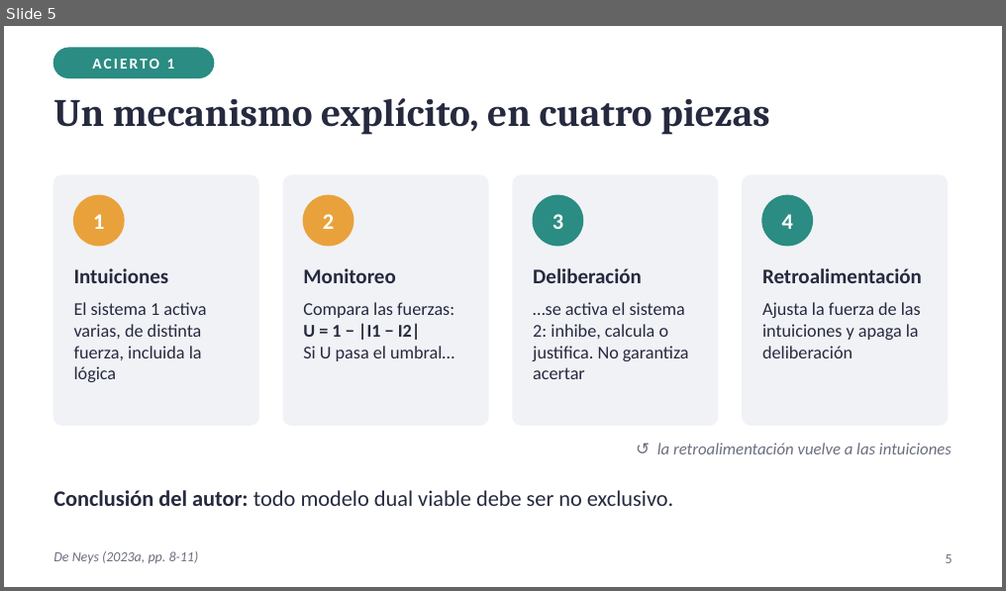
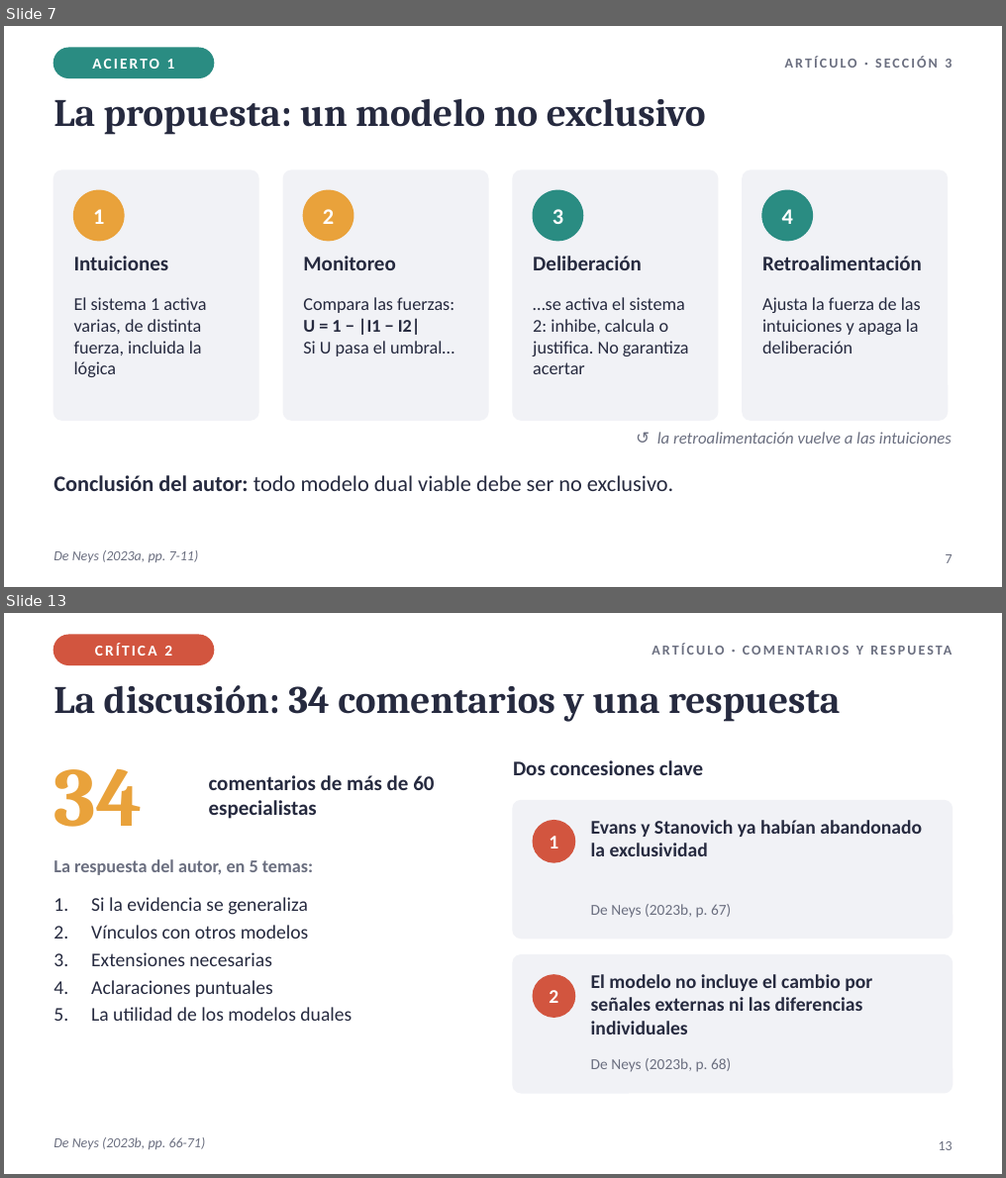
Before and after one commit to Franco4447/psicologia-favaloro, a slide deck: 2do Año/Procesos Básicos III/6_Entregables/U03_PresentacionArticulo_FastAndSlowThinking_Diapositivas.pptx. Shown one above the other, each under a label of ours: slide 5 before the commit, slides 7 and 13 after it; the slides between them are not shown. The pictures are 1006x591 and 1006x1178 pixels, drawn with LibreOffice and Linux fonts; fonts in the diff are those of the drawing. Boxes give left, top, right and bottom in pixels: in the first picture for what was removed or moved away, otherwise in the second. Text is boxed around its words. In the diff, an @@ line names an element or a change of style, - is before the commit and + after.

```diff
--- a/2do Año/Procesos Básicos III/6_Entregables/U03_PresentacionArticulo_FastAndSlowThinking_Diapositivas.pptx
+++ b/2do Año/Procesos Básicos III/6_Entregables/U03_PresentacionArticulo_FastAndSlowThinking_Diapositivas.pptx
@@ slide 13 added at box(4, 613, 1002, 1174), background #FFFFFF @@
@@ rounded rectangle added at box(54, 635, 214, 664), fill #D2553F, outline #D2553F 1 pt @@
@@ text added at box(95, 643, 172, 656), 11 pt, text #FFFFFF, bold @@
+CRÍTICA 2
@@ text added at box(856, 646, 863, 655), 10 pt, text #6B6F80, bold @@
+ARTÍCULO · COMENTARIOS Y RESPUESTA
@@ title added at box(54, 685, 840, 722), 28 pt, text #262A3F, bold @@
+La discusión: 34 comentarios y una respuesta
@@ text added at box(513, 761, 703, 775), 15 pt, text #262A3F, bold @@
+Dos concesiones clave
@@ text added at box(54, 769, 142, 827), 60 pt, text #E9A23B, bold @@
+34
@@ text added at box(209, 775, 434, 819), 15 pt, text #262A3F, bold @@
+comentarios de más de 60 especialistas
@@ rounded rectangle added at box(513, 801, 952, 939), fill #F1F2F6, outline #F1F2F6 1 pt @@
@@ text added at box(591, 820, 922, 857), 14 pt, text #262A3F, bold @@
+Evans y Stanovich ya habían abandonado la exclusividad
@@ ellipse added at box(533, 821, 575, 862), fill #D2553F, outline #D2553F 1 pt @@
@@ text added at box(548, 836, 558, 849), 14 pt, text #FFFFFF, bold @@
+1
@@ text added at box(54, 860, 313, 875), 13 pt, text #6B6F80, bold @@
+La respuesta del autor, en 5 temas:
@@ text added at box(91, 897, 351, 1021), 14 pt, text #262A3F @@
+1. Si la evidencia se generaliza
+2. Vínculos con otros modelos
+3. Extensiones necesarias
+4. Aclaraciones puntuales
+5. La utilidad de los modelos duales
@@ text added at box(591, 904, 731, 918), 11 pt, text #6B6F80 @@
+De Neys (2023b, p. 67)
@@ rounded rectangle added at box(513, 956, 952, 1093), fill #F1F2F6, outline #F1F2F6 1 pt @@
@@ ellipse added at box(533, 975, 575, 1017), fill #D2553F, outline #D2553F 1 pt @@
@@ text added at box(548, 990, 558, 1003), 14 pt, text #FFFFFF, bold @@
+2
@@ text added at box(591, 974, 872, 1035), 14 pt, text #262A3F, bold @@
+El modelo no incluye el cambio por señales externas ni las diferencias individuales
@@ text added at box(591, 1059, 731, 1072), 11 pt, text #6B6F80 @@
+De Neys (2023b, p. 68)
@@ text added at box(54, 1138, 206, 1150), 10 pt, text #6B6F80, italic @@
+De Neys (2023b, pp. 66-71)
@@ page number added at box(939, 1142, 952, 1151), 10 pt, text #6B6F80 @@
+13
@@ what was slide 5 is now slide 7 @@
@@ slide 7 changed as well @@
@@ text added at box(785, 57, 951, 68), 10 pt, text #6B6F80, bold @@
+ARTÍCULO · SECCIÓN 3
@@ title at box(54, 98, 706, 135): text changed @@
-Un mecanismo explícito, en cuatro piezas
+La propuesta: un modelo no exclusivo
@@ 8 texts, 4 rounded rectangles, 4 ellipses: place and size @@
-8 texts, 4 rounded rectangles, 4 ellipses at box(54, 175, 947, 425)
+8 texts, 4 rounded rectangles, 4 ellipses at box(54, 171, 947, 420)
@@ vertical alignment middle to top in 6 elements at box(54, 475, 673, 491), box(74, 256, 169, 271), box(303, 256, 395, 271), box(533, 256, 642, 271), box(762, 256, 922, 271), box(657, 432, 951, 444) @@
@@ text at box(54, 551, 199, 563): text changed @@
-De Neys (2023a, pp. 8-11)
+De Neys (2023a, pp. 7-11)
@@ page number at box(945, 555, 952, 564): text changed @@
-5
+7
```
Also in this commit, not shown: 10 other slides changed, 5 other slides added, 3 other files.
